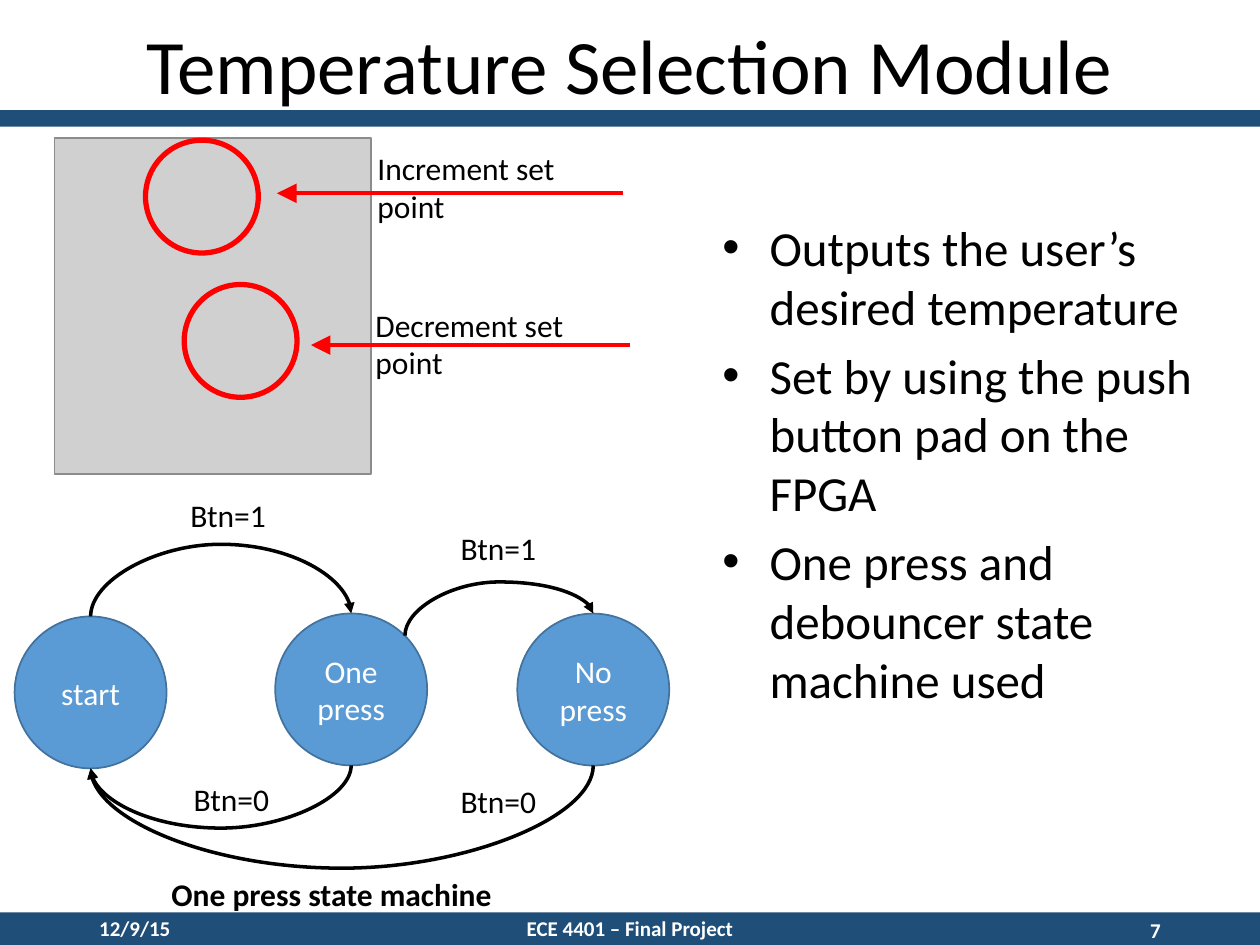
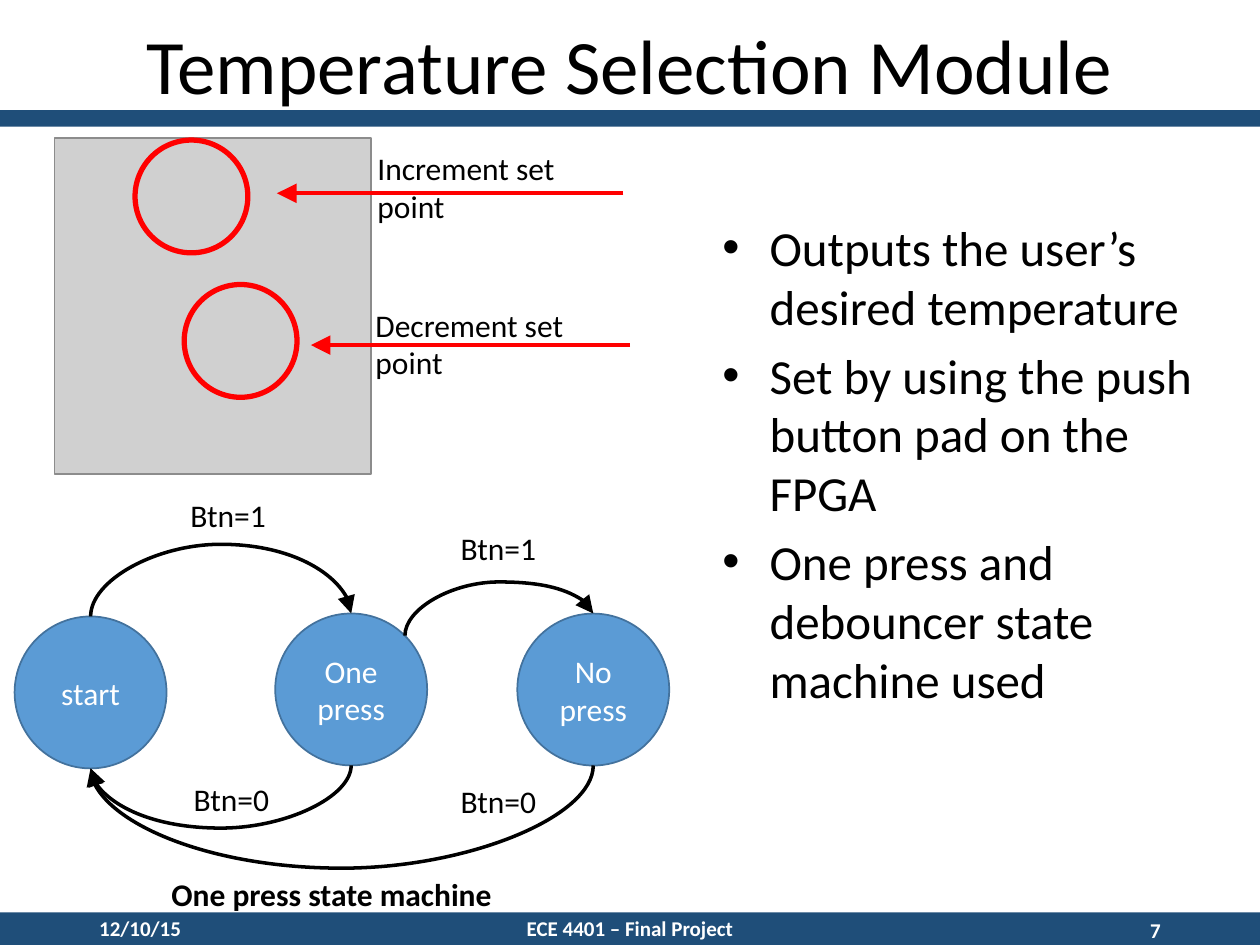
Before and after one commit to paquettedavid/FPGATemperaturePIDController, a slide deck: slide 7 of Documentation/DesignPresentation.pptx. Drawn at 1260x945 pixels with LibreOffice and Linux fonts; fonts in the diff are those of the drawing; grey boxes stand for pictures. Boxes give left, top, right and bottom in pixels: in the first picture for what was removed or moved away, otherwise in the second. Text is boxed around its words. In the diff, an @@ line names an element or a change of style, - is before the commit and + after.

```diff
--- a/Documentation/DesignPresentation.pptx
+++ b/Documentation/DesignPresentation.pptx
@@ ellipse: place and size @@
-ellipse at <box>146,140,260,253</box>
+ellipse at <box>135,140,248,253</box>
@@ text at <box>99,921,181,937</box>: text changed @@
-12/9/15
+12/10/15
```
Also in this commit, not shown: 14 other slides changed, 4 other files.
